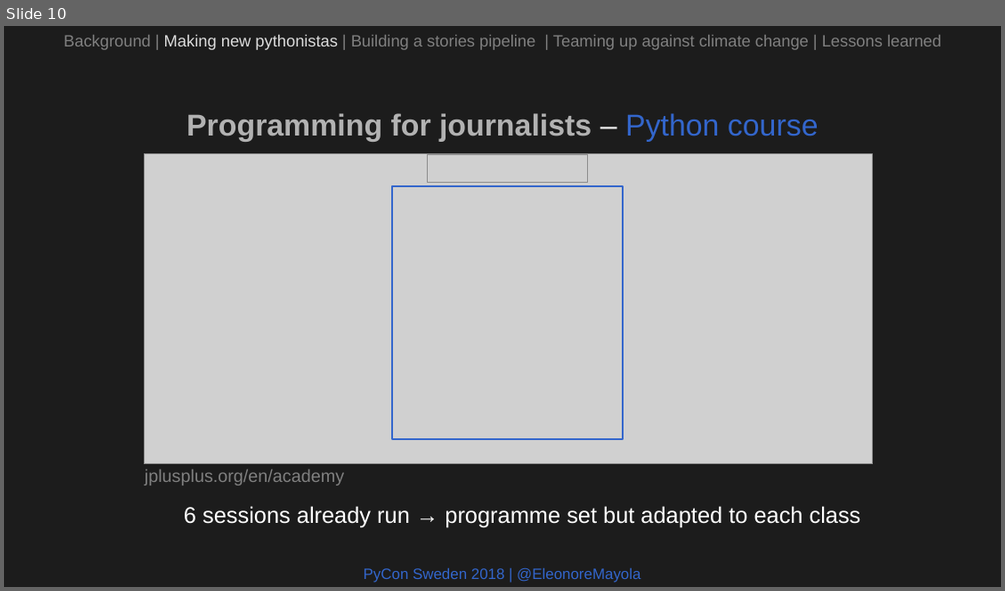
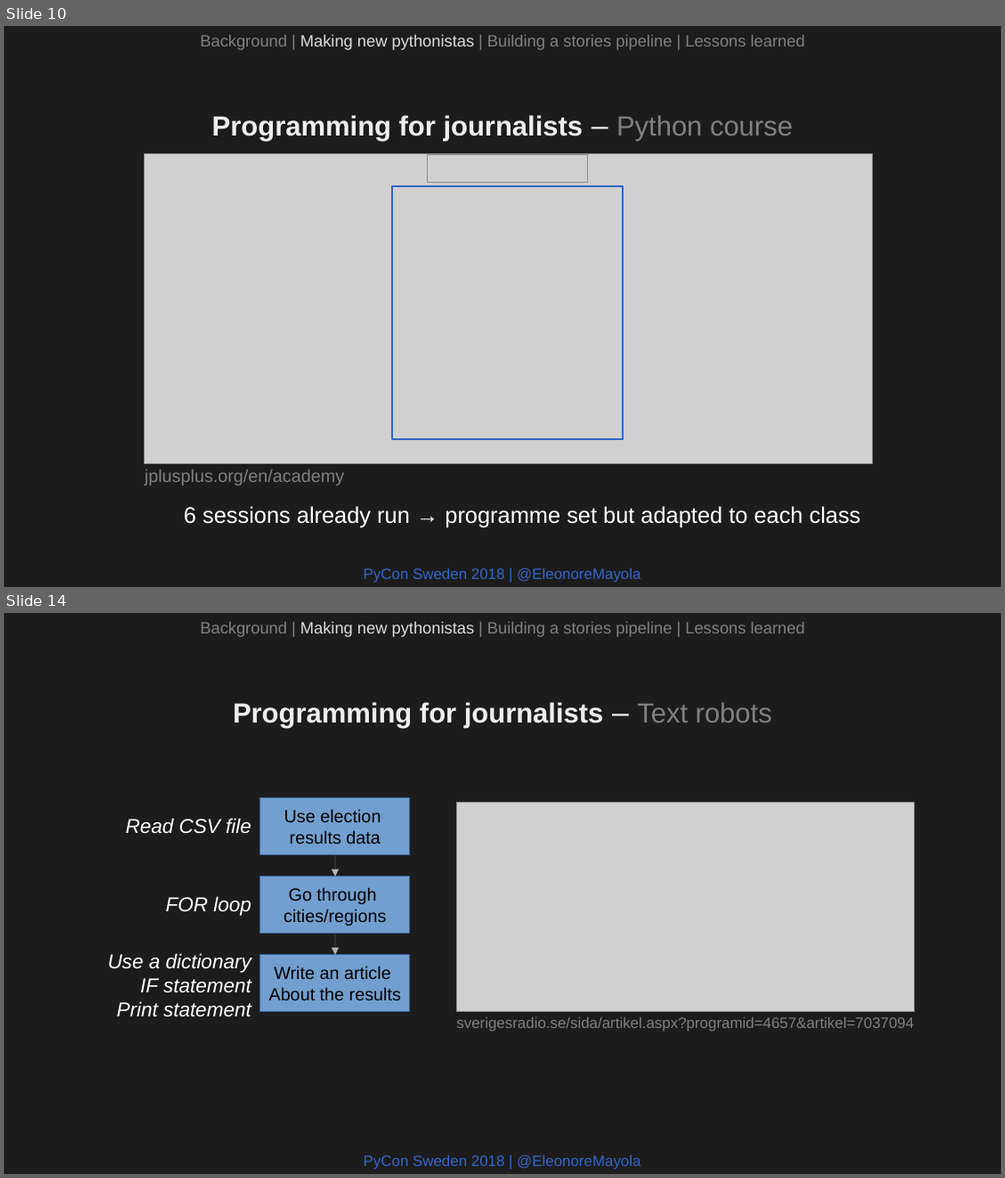
Before and after one commit to Eleonore9/-pyconse18, a slide deck: pyconse2018.odp. Shown one above the other, each under a label of ours: slide 10 before the commit, slides 10 and 14 after it; the slides between them are not shown. The pictures are 1005x591 and 1005x1178 pixels, drawn with LibreOffice and Linux fonts; fonts in the diff are those of the drawing; grey boxes stand for pictures. Boxes give left, top, right and bottom in pixels: in the first picture for what was removed or moved away, otherwise in the second. Text is boxed around its words. In the diff, an @@ line names an element or a change of style, - is before the commit and + after.

```diff
--- a/pyconse2018.odp
+++ b/pyconse2018.odp
@@ slide 14 added at (4, 613, 1001, 1174), background #1C1C1C @@
@@ text added at (200, 621, 805, 637), 13 pt, text #808080 @@
+Background | Making new pythonistas | Building a stories pipeline | Lessons learned
@@ text added at (233, 702, 772, 728), 22 pt, text #EEEEEE, bold @@
+Programming for journalists – Text robots
@@ rectangle added at (260, 798, 409, 855), fill #729FCF, outline #3465A4 0 pt, 14 pt, text #000000 @@
+Use election
+results data
@@ text added at (126, 818, 251, 834), 16 pt, text #FFFFFF, italic @@
+Read CSV file
@@ picture added at (457, 802, 914, 1012) @@
@@ rectangle added at (260, 876, 409, 933), fill #729FCF, outline #3465A4 0 pt, 14 pt, text #000000 @@
+Go through
+cities/regions
@@ arrow added from (335, 855) to (335, 876), #B2B2B2 0 pt @@
@@ text added at (166, 896, 251, 916), 16 pt, text #FFFFFF, italic @@
+FOR loop
@@ text added at (108, 953, 251, 1017), 16 pt, text #FFFFFF, italic @@
+Use a dictionary
+IF statement
+Print statement
@@ rectangle added at (260, 955, 409, 1012), fill #729FCF, outline #3465A4 0 pt, 14 pt, text #000000 @@
+Write an article
+About the results
@@ arrow added from (335, 933) to (335, 955), #B2B2B2 0 pt @@
@@ text added at (456, 1017, 914, 1031), 12 pt, text #808080 @@
+sverigesradio.se/sida/artikel.aspx?programid=4657&artikel=7037094
@@ text added at (364, 1154, 640, 1169), 12 pt, text #3366CC @@
+PyCon Sweden 2018 | @EleonoreMayola
@@ slide 10 changed as well @@
@@ text at (200, 34, 805, 50): text changed @@
-Background | Making new pythonistas | Building a stories pipeline | Teaming up against climate change | Lessons learned
+Background | Making new pythonistas | Building a stories pipeline | Lessons learned
@@ text "Programming for journalists – Python ..." at (212, 115, 793, 141): size 24 to 22 pt; text colour #B2B2B2 to #EEEEEE in "Programming for journalists"; text colour #3366CC to #808080 in "Python course" @@
```
Also in this commit, not shown: 20 other slides changed, 4 other slides added, 6 slides removed, 4 other files.
